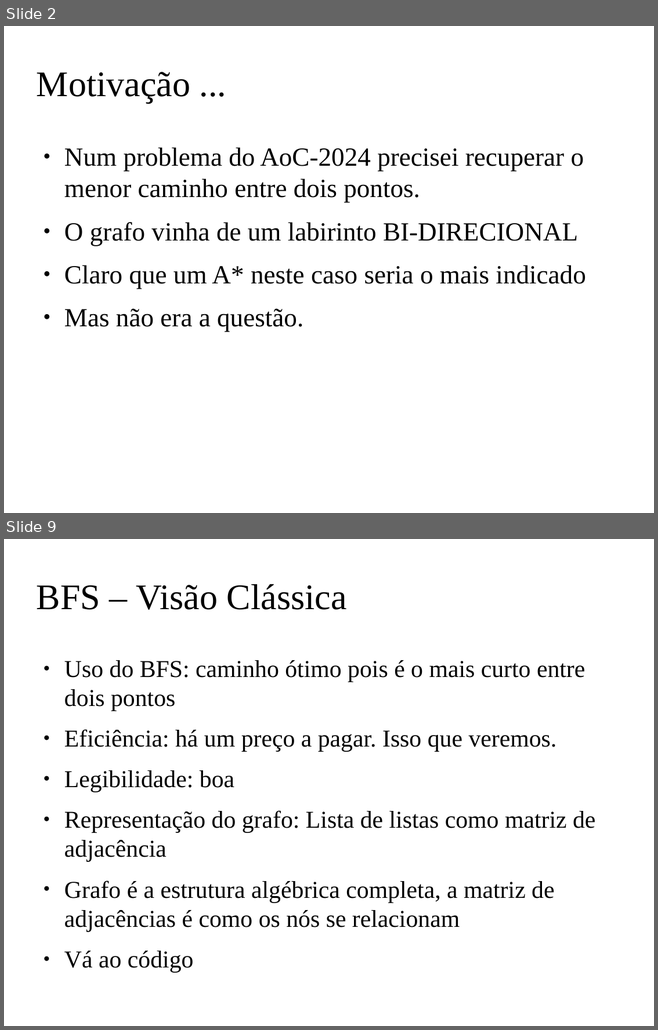
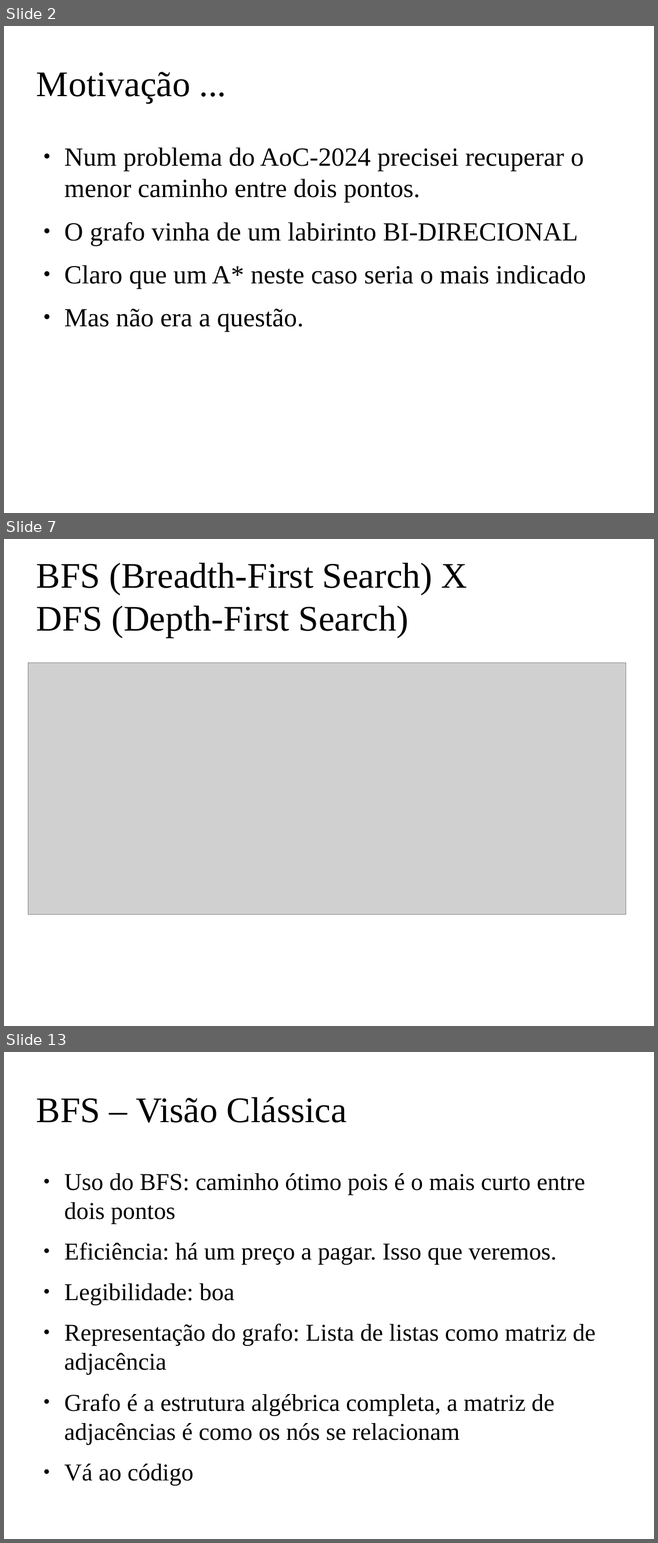
Before and after one commit to claudiosa/CCS, a slide deck: picat/YOUTUBE_BFS_PICAT/slides_bfs.odp. Shown one above the other, each under a label of ours: slides 2 and 9 before the commit, slides 2, 7 and 13 after it; the slides between them are not shown. The pictures are 658x1030 and 658x1543 pixels, drawn with LibreOffice and Linux fonts; fonts in the diff are those of the drawing; grey boxes stand for pictures; background and template pictures are left out. Boxes give left, top, right and bottom in pixels: in the first picture for what was removed or moved away, otherwise in the second. Text is boxed around its words. In the diff, an @@ line names an element or a change of style, - is before the commit and + after.

```diff
--- a/picat/YOUTUBE_BFS_PICAT/slides_bfs.odp
+++ b/picat/YOUTUBE_BFS_PICAT/slides_bfs.odp
@@ slide 7 added at <box>4,539,654,1026</box>, background picture (left out) @@
@@ title added at <box>36,563,467,638</box>, 44 pt, text #000000 @@
+BFS (Breadth-First Search) X
+DFS (Depth-First Search)
@@ picture added at <box>28,663,626,914</box> @@
@@ what was slide 9 is now slide 13 @@
```
Also in this commit, not shown: 9 slides changed, 4 other slides added, 1 slide removed, 2 other files.
